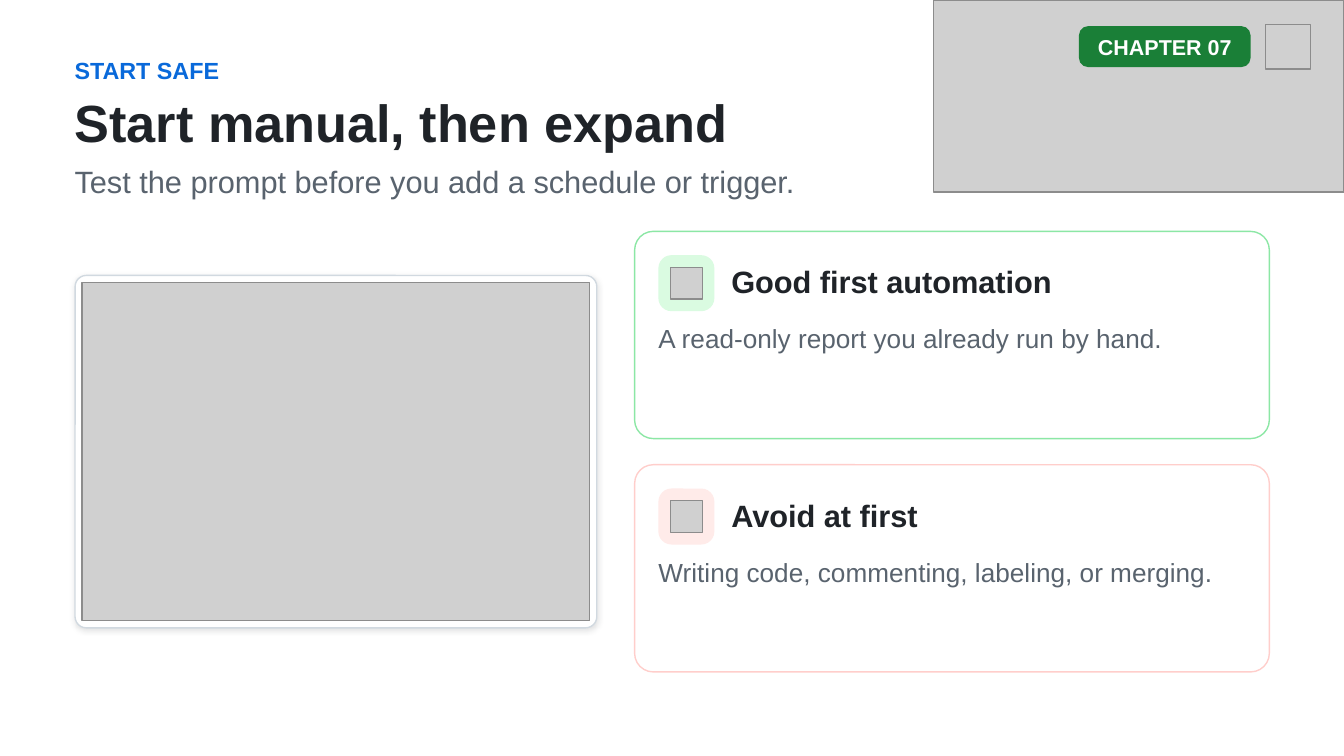
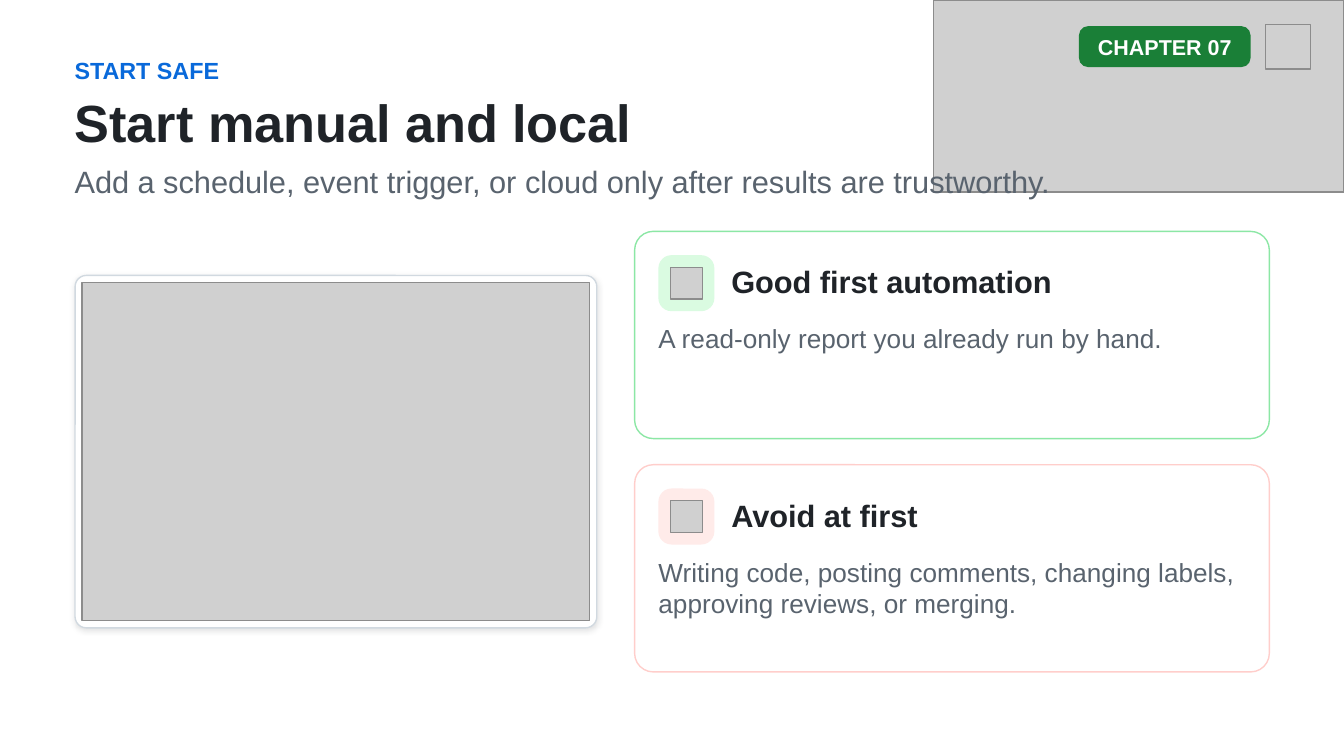
Before and after one commit to github/copilot-app-for-beginners, a slide deck: slide 6 of slides/07-automations.pptx. Drawn at 1344x756 pixels with LibreOffice and Linux fonts; fonts in the diff are those of the drawing; grey boxes stand for pictures. Boxes give left, top, right and bottom in pixels: in the first picture for what was removed or moved away, otherwise in the second. Text is boxed around its words. In the diff, an @@ line names an element or a change of style, - is before the commit and + after.

```diff
--- a/slides/07-automations.pptx
+++ b/slides/07-automations.pptx
@@ text at (75, 104, 631, 143): text changed @@
-Start manual, then expand
+Start manual and local
@@ text at (75, 169, 1049, 199): text changed @@
-Test the prompt before you add a schedule or trigger.
+Add a schedule, event trigger, or cloud only after results are trustworthy.
@@ text at (658, 563, 1234, 619): text changed @@
-Writing code, commenting, labeling, or merging.
+Writing code, posting comments, changing labels, approving reviews, or merging.
```
Also in this commit, not shown: 7 other slides changed, 1 slide added, 7 other files.
